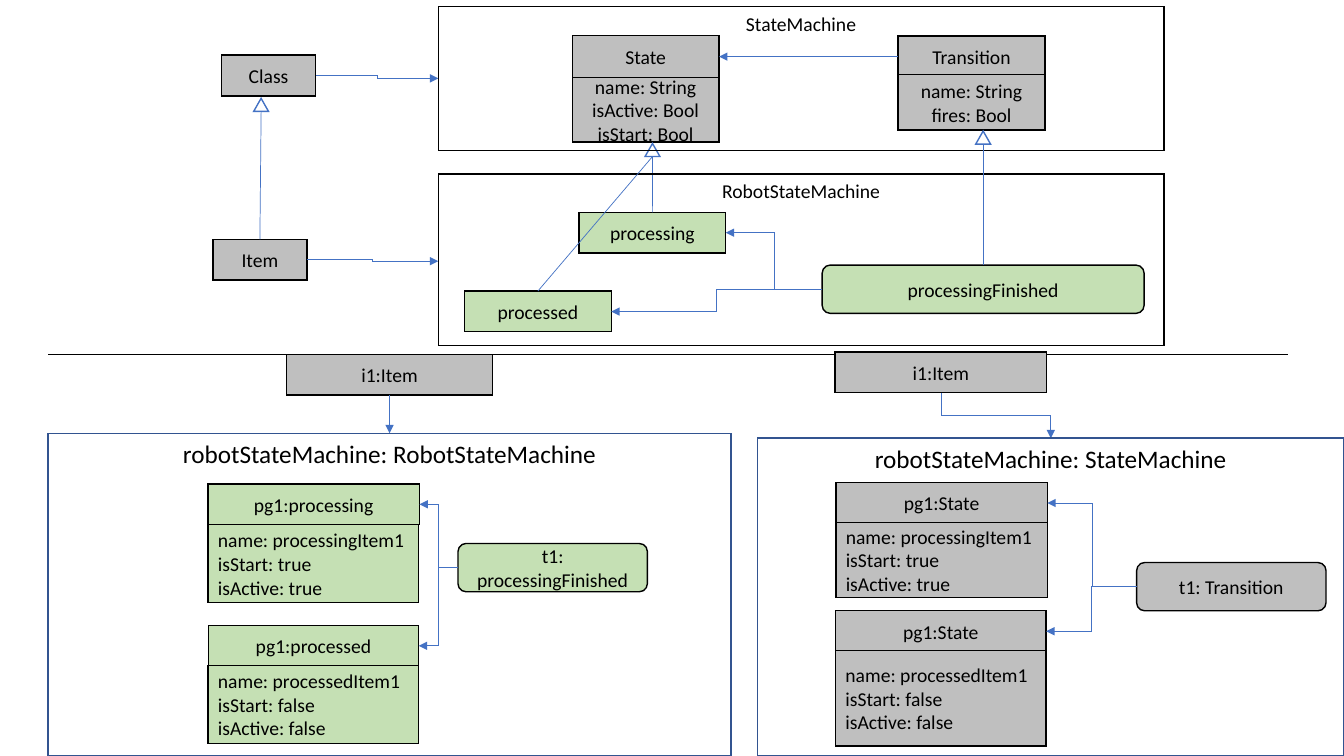
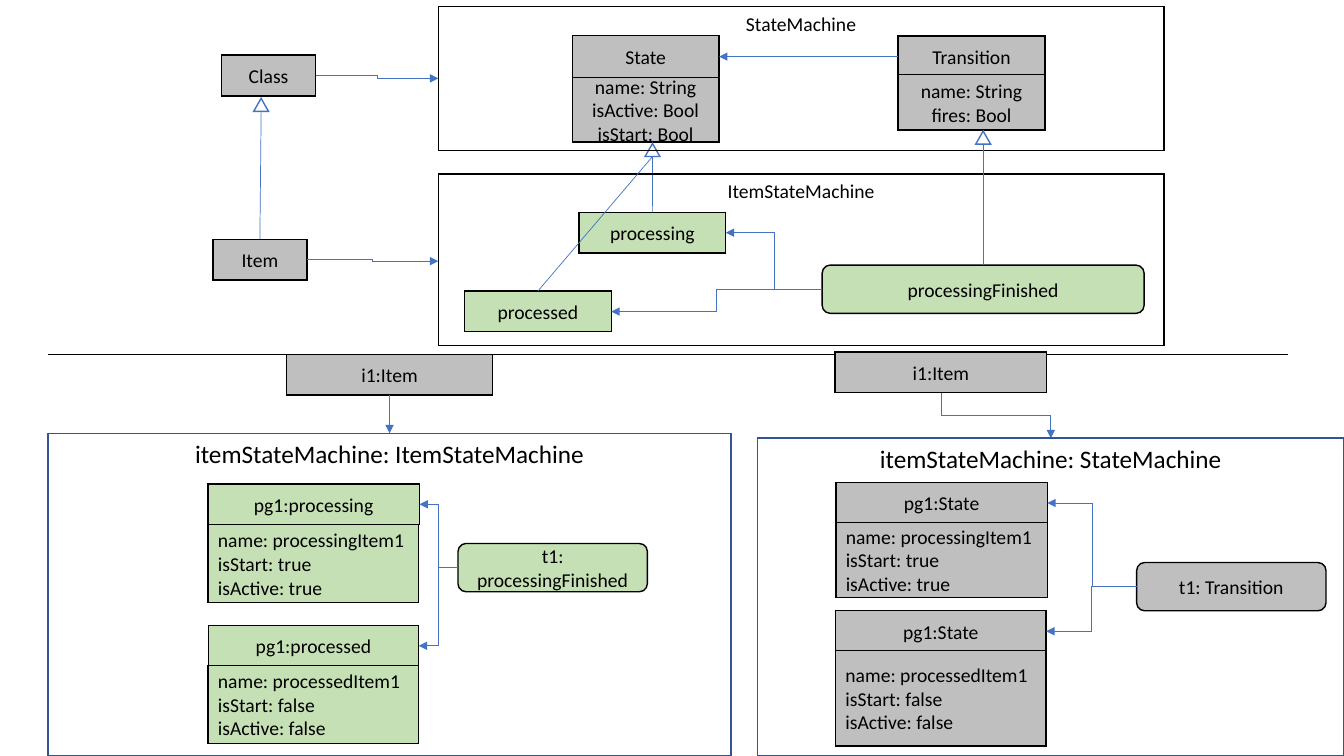
Before and after one commit to cdl-mint/at-journal, a slide deck: slide 12 of figures/2022_AT_Figures.pptx. Drawn at 1344x756 pixels with LibreOffice and Linux fonts; fonts in the diff are those of the drawing. Boxes give left, top, right and bottom in pixels: in the first picture for what was removed or moved away, otherwise in the second. Text is boxed around its words. In the diff, an @@ line names an element or a change of style, - is before the commit and + after.

```diff
--- a/figures/2022_AT_Figures.pptx
+++ b/figures/2022_AT_Figures.pptx
@@ text in rectangle at bbox=[728, 184, 875, 198]: text changed @@
-RobotStateMachine
+ItemStateMachine
@@ text in rectangle at bbox=[195, 445, 583, 464]: text changed @@
-robotStateMachine: RobotStateMachine
+itemStateMachine: ItemStateMachine
@@ text in rectangle at bbox=[880, 450, 1221, 469]: text changed @@
-robotStateMachine: StateMachine
+itemStateMachine: StateMachine
```
Also in this commit, not shown: 4 other slides changed.
